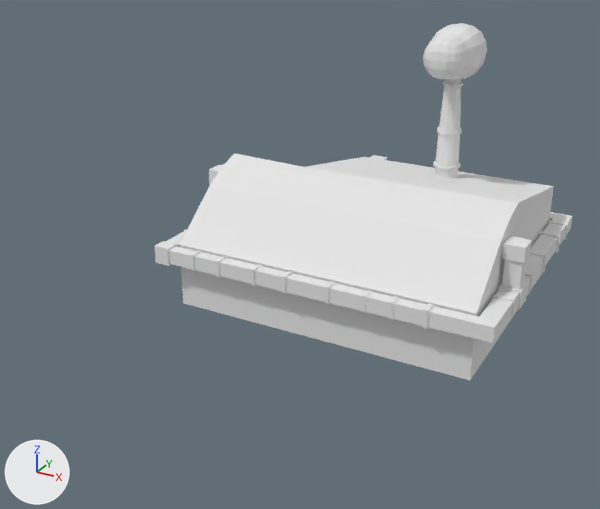
The Blender file Assets/Resources/Models/factory-mini.blend, before and after one commit.
The view is the same before and after, from a camera (50 mm lens) standing at (5.16, -7.58, 6.36) and looking at (0.41, 1.05, 2.04). The axes (+X, +Y, +Z) are drawn at lower left. The lights are the same throughout. Both versions are drawn at frame 0 of the action 'Cube.001Action'; the numbers are the values there.
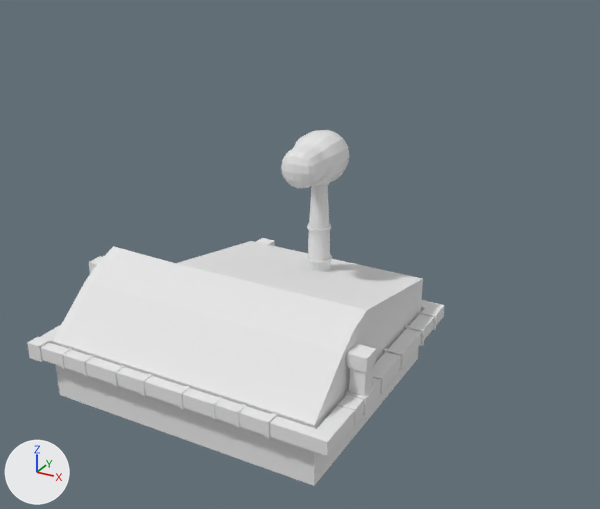
What differs and where, as boxes [x1, y1, x2, y2] in the pictures (600 x 509 px):
'Cube', moved
    before: [154, 79, 573, 380]
    after: [27, 183, 445, 486]
'Cube.001', moved
    before: [423, 23, 487, 80]
    after: [281, 130, 350, 188]

What the commit changed:
me_cube has 1028 vertices, 1018 faces, 1 loose edge and spans x -2.39..2.0, y -1.2..2.48, z -0.31..2.68.
me_cube is used by ob_cube; location (1.31, 1.14, 1.75).
me_cube part 1: the whole mesh is moved by (-0.06, -0.22, 0.39).
In object 'Cube.001' (ob_cube_001), parent is now set to ob_cube.
Object 'Cube.001' (ob_cube_001) moves from (1.777, 2.797, 4.49) to (0.443, 1.297, 3.12).
Object 'Cube' (ob_cube) moves from (1.31, 1.14, 1.75) to (-0.02, 0.38, 0.09).
